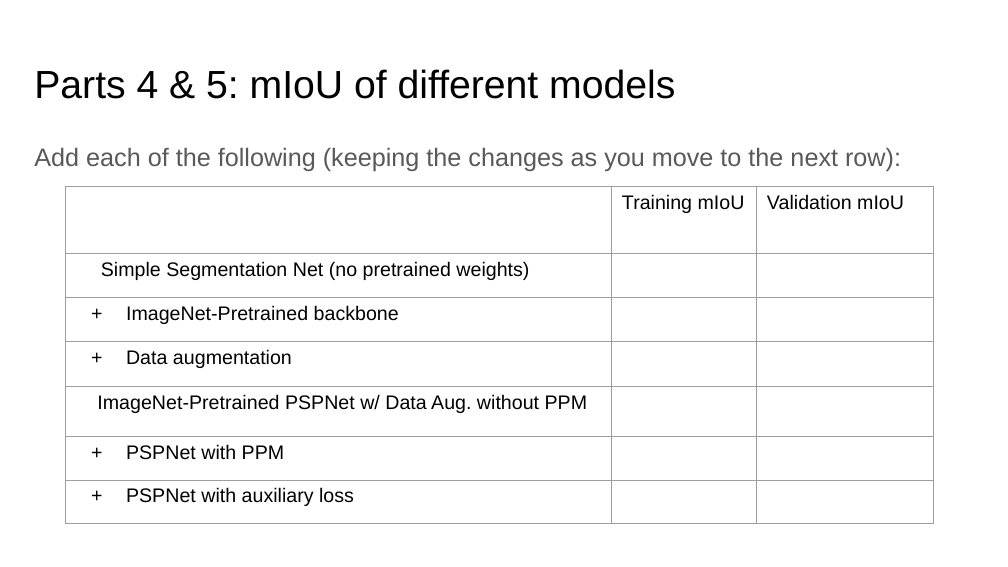
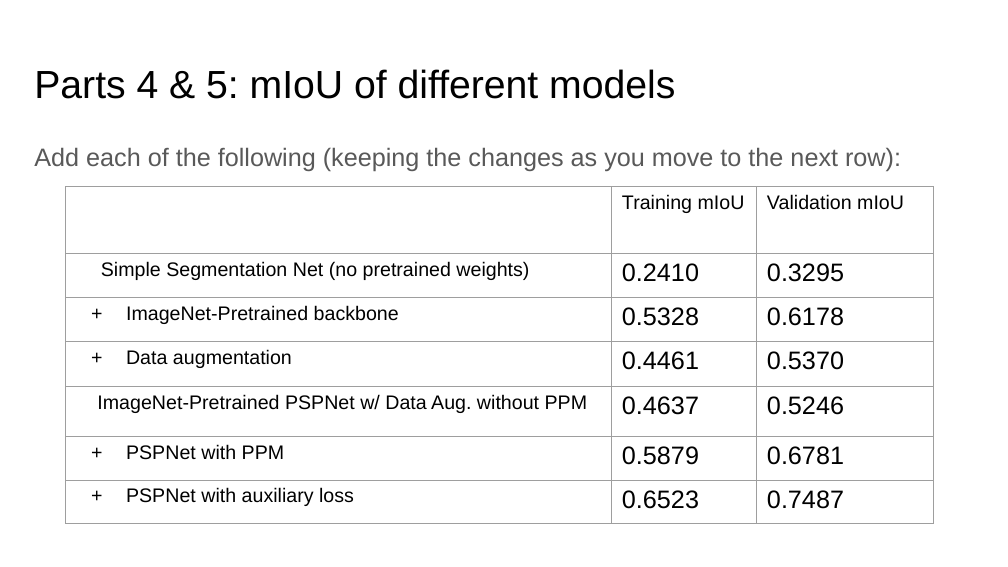
Before and after one commit to anirudh-arunkumar/ComputerVision, a slide deck: slide 2 of project-4-main/doc/proj4_report.pptx. Drawn at 1008x567 pixels with LibreOffice and Linux fonts; fonts in the diff are those of the drawing. Boxes give left, top, right and bottom in pixels: in the first picture for what was removed or moved away, otherwise in the second. Text is boxed around its words. In the diff, an @@ line names an element or a change of style, - is before the commit and + after.

```diff
--- a/project-4-main/doc/proj4_report.pptx
+++ b/project-4-main/doc/proj4_report.pptx
@@ table at <box>66,186,933,524</box> @@
-row 2, column 2: 
+row 2, column 2: 0.2410
-row 2, column 3: 
+row 2, column 3: 0.3295
-row 3, column 2: 
+row 3, column 2: 0.5328
-row 3, column 3: 
+row 3, column 3: 0.6178
-row 4, column 2: 
+row 4, column 2: 0.4461
-row 4, column 3: 
+row 4, column 3: 0.5370
-row 5, column 2: 
+row 5, column 2: 0.4637
-row 5, column 3: 
+row 5, column 3: 0.5246
-row 6, column 2: 
+row 6, column 2: 0.5879
-row 6, column 3: 
+row 6, column 3: 0.6781
-row 7, column 2: 
+row 7, column 2: 0.6523
-row 7, column 3: 
+row 7, column 3: 0.7487
```
Also in this commit, not shown: 6 other slides changed, 19 other files.
